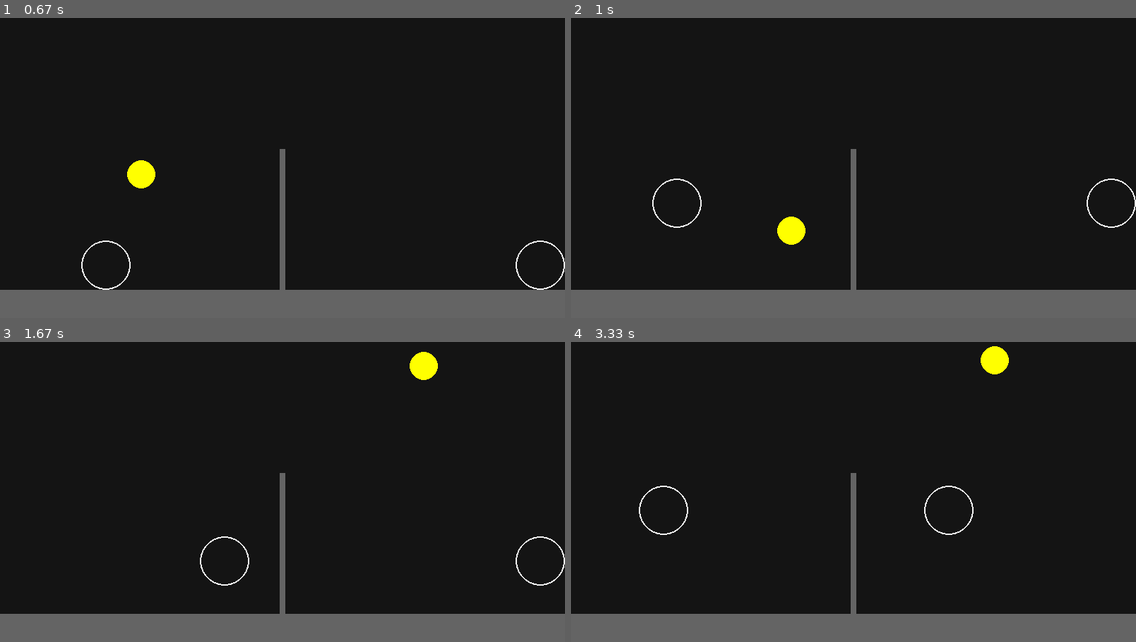
Above: before the commit, frames 1-4 (two rows, left to right).
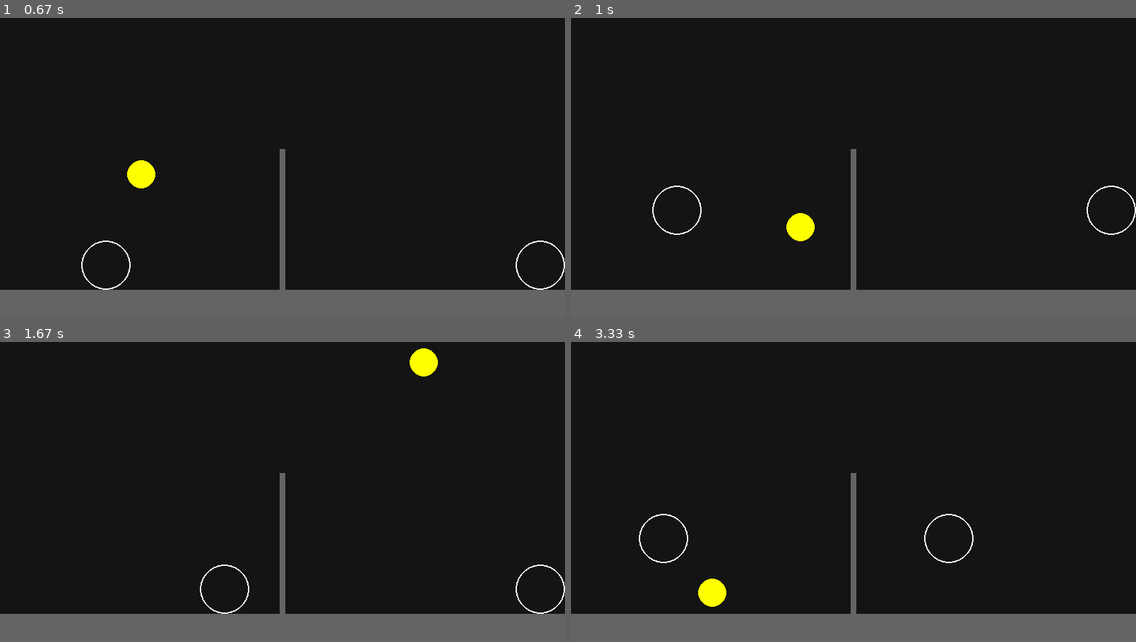
Above: after the commit, the same moments.

Repository: OliverOnufer/OPGP_pygame-Sramko-Onufer-Kozej
Game: pygame game, started from main.py
Two runs of this game, one before a commit and one after it. Both use one fixed random seed, a clock stepped at 60 frames per second and the inputs below.
Inputs:
- Up to frame 1 (0.67 s): hold Right from 0.33 s (still down)
- Up to frame 2 (1 s): release Right at 0.8 s; hold Up from 0.83 s (still down); hold W from 0.83 s (still down)
- Up to frame 3 (1.67 s): release Up at 1.13 s; release W at 1.13 s; hold Right 1.17-1.63 s; hold D 1.17-1.63 s
- Up to frame 4 (3.33 s): hold Left 1.67-2.2 s; hold A 1.67-2.2 s; hold Left 2.23-2.63 s; hold A 2.23-2.63 s; hold Up 2.67-3.03 s; hold W 2.67-3.03 s; hold Right from 3.07 s (still down); hold D from 3.07 s (still down)

Frame 1 is identical in both runs. In frame 2, 0.8% of the frame differs, in the area x 14-100%, y 53-76%; in frame 3, 0.6%; in frame 4, 1.2%, in the area x 12-78%, y 1-89%.

Commit message:
Sramko - upravene odrazanie lopty

Diff:
--- a/ball.py
+++ b/ball.py
@@ -18,24 +18,53 @@
         self.x += self.vel_x
         self.y += self.vel_y
 
-        if self.x - self.radius < 0 or self.x + self.radius > SIRKA_OKNA:
+        # Kolízia s ľavou stenou
+        if self.x - self.radius < 0:
+            self.x = self.radius
             self.vel_x *= -0.9
+        # Kolízia s pravou stenou
+        if self.x + self.radius > SIRKA_OKNA:
+            self.x = SIRKA_OKNA - self.radius
+            self.vel_x *= -0.9
+        # Kolízia so stropom
         if self.y - self.radius < 0:
+            self.y = self.radius
             self.vel_y *= -0.9
 
+        # Kolízia so sieťou
         net_left = SIRKA_OKNA//2 - SIRKA_SIETE//2
         net_right = SIRKA_OKNA//2 + SIRKA_SIETE//2
         net_top = VYSKA_OKNA - VYSKA_PODLAHY - VYSKA_SIETE
 
-        if net_left < self.x < net_right and self.y + self.radius > net_top:
-            self.vel_x *= -1
-            self.vel_y *= -0.7
+        # Kontrola či lopta koliduje so sieťou (vrátane polomeru)
+        if self.x + self.radius > net_left and self.x - self.radius < net_right:
+            if self.y + self.radius > net_top:
+                # Kolízia zhora (lopta dopadla na sieť)
+                if self.vel_y > 0 and self.y - self.radius < net_top:
+                    self.y = net_top - self.radius
+                    self.vel_y *= -0.7
+                # Kolízia zboku
+                else:
+                    if self.x < SIRKA_OKNA // 2:
+                        self.x = net_left - self.radius
+                    else:
+                        self.x = net_right + self.radius
+                    self.vel_x *= -0.9
 
         for h in hraci:
             dist = math.hypot(self.x - h.x, self.y - h.y)
-            if dist < self.radius + h.radius:
+            min_dist = self.radius + h.radius
+            if dist < min_dist and dist > 0:
+                # Vypočítaj uhol odrazu
                 angle = math.atan2(self.y - h.y, self.x - h.x)
-                speed = max(8, math.hypot(self.vel_x, self.vel_y))
+
+                # Posuň loptu mimo hráča (aby sa nelepila)
+                overlap = min_dist - dist
+                self.x += math.cos(angle) * (overlap + 1)
+                self.y += math.sin(angle) * (overlap + 1)
+
+                # Nastav rýchlosť odrazu
+                speed = max(10, math.hypot(self.vel_x, self.vel_y) * 1.1)
                 self.vel_x = math.cos(angle) * speed
                 self.vel_y = math.sin(angle) * speed
 
--- a/settings.py
+++ b/settings.py
@@ -10,7 +10,7 @@
 
 GRAVITACIA = 0.4
 RYCHLOST_HRACA = 6
-SILA_SKOKU = -11
+SILA_SKOKU = -10
 
 VYSKA_SIETE = 200
 SIRKA_SIETE = 8
